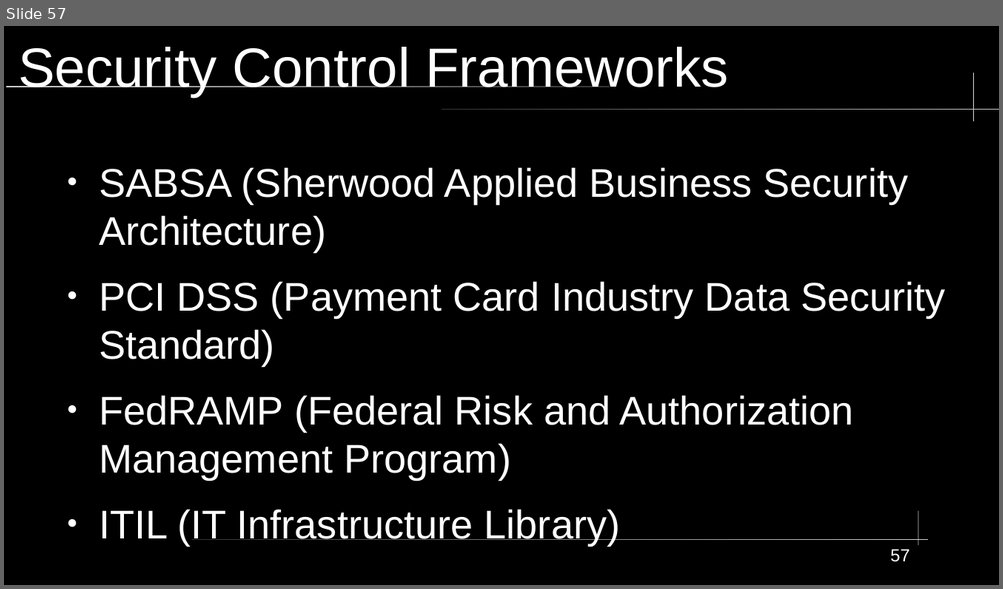
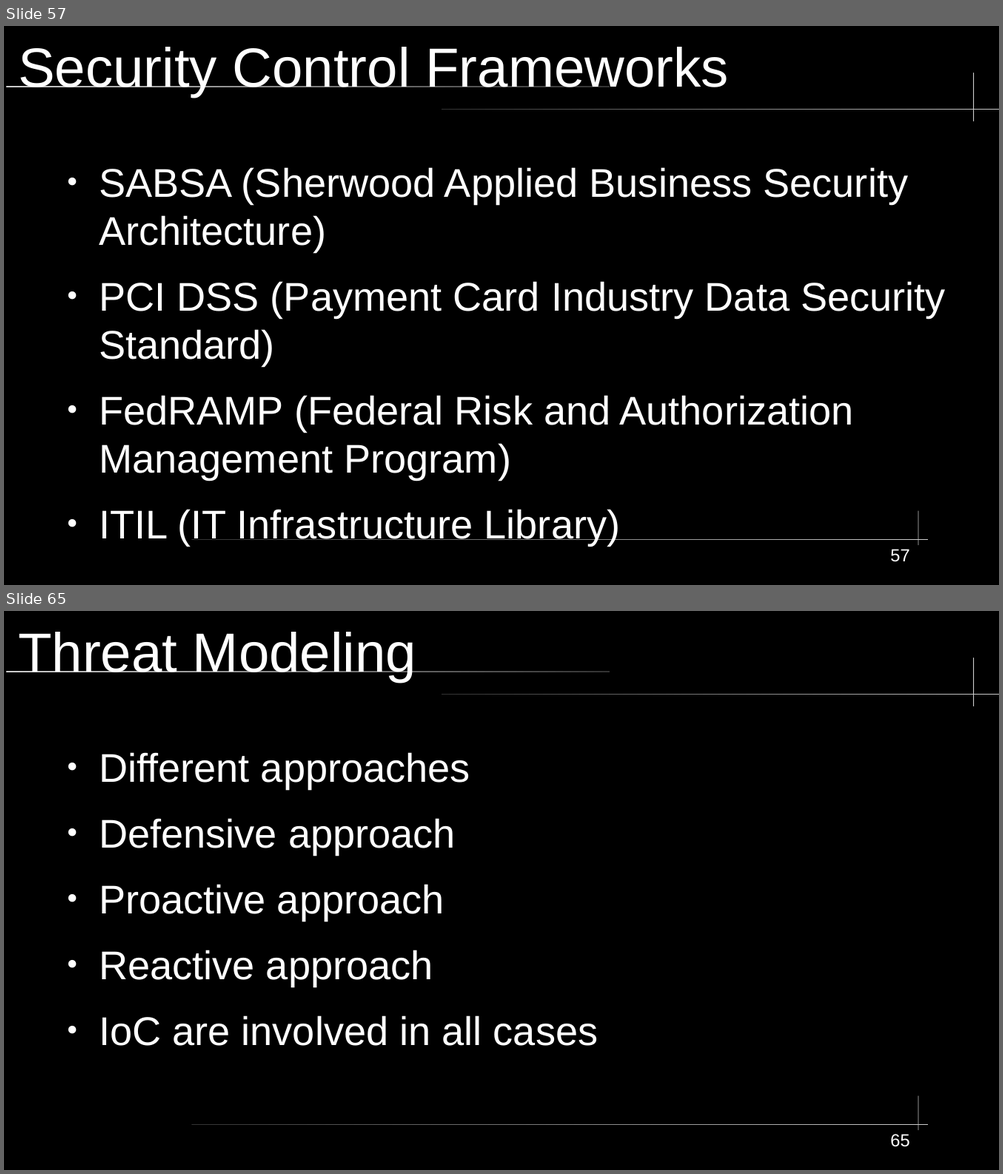
Before and after one commit to City-Colleges-of-Chicago-Cybersecurity/COMPSFI-214, a slide deck: 2026/Spring/powerpoints/Chapter-01-Security-Governance-Through-Principles-and-Policies.odp. Shown one above the other, each under a label of ours: slide 57 before the commit, slides 57 and 65 after it; the slides between them are not shown. The pictures are 1003x589 and 1003x1174 pixels, drawn with LibreOffice and Linux fonts; fonts in the diff are those of the drawing. Boxes give left, top, right and bottom in pixels: in the first picture for what was removed or moved away, otherwise in the second. Text is boxed around its words. In the diff, an @@ line names an element or a change of style, - is before the commit and + after.

```diff
--- a/2026/Spring/powerpoints/Chapter-01-Security-Governance-Through-Principles-and-Policies.odp
+++ b/2026/Spring/powerpoints/Chapter-01-Security-Governance-Through-Principles-and-Policies.odp
@@ slide 65 added at <box>4,611,999,1170</box>, background #000000; not listed: 5 template elements that a slide beside it also shows @@
@@ title added at <box>18,632,416,682</box>, 44 pt, text #FFFFFF @@
+Threat Modeling
@@ text added at <box>99,752,598,1046</box>, 32 pt, text #FFFFFF @@
+● Different approaches
+● Defensive approach
+● Proactive approach
+● Reactive approach
+● IoC are involved in all cases
@@ page number added at <box>890,1134,909,1147</box>, 14 pt, text #FFFFFF @@
+65
```
Also in this commit, not shown: 2 slides changed, 11 other slides added.
